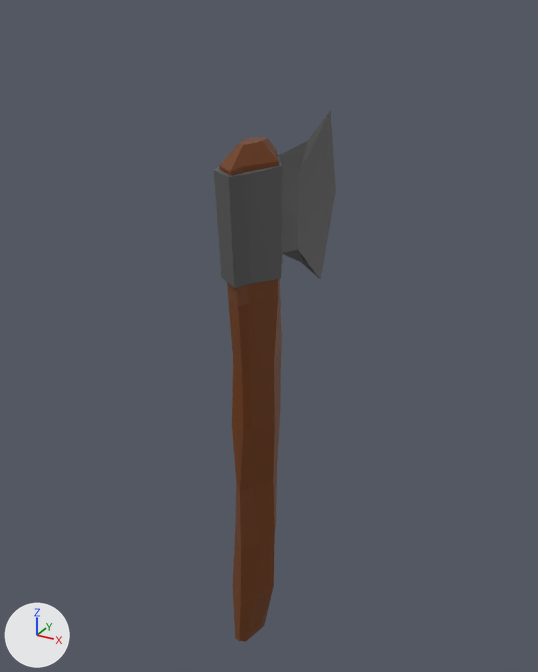
Before and after pictures for a commit that changed the FBX model Assets/3D models/axe.fbx.
The view is the same before and after, from a camera (50 mm lens) standing at (1.053, -1.691, 1.698) and looking at (-0.054, 0.322, 0.692). Every picture has the same lights, and +X, +Y and +Z are marked at lower left.

The older version as bpy lines, for what is in view:
```python
me_cylinder = bpy.data.meshes.new('Cylinder')
me_cylinder.from_pydata(...)  # 112 vertices, 99 faces; spans x -0.35..0.28, y -0.62..1.96, z -5.4..1.13
# faces by material slot: [30, 69]
me_cylinder.materials.append(mat_material_002)  # dark grey #555555
me_cylinder.materials.append(mat_material_001)  # brown #6e3700
ob_blade = bpy.data.objects.new('Blade', me_cylinder)
ob_blade.location = (0.0, 0.17, 1.081)
ob_blade.scale = (0.276, 0.276, 0.276)
```
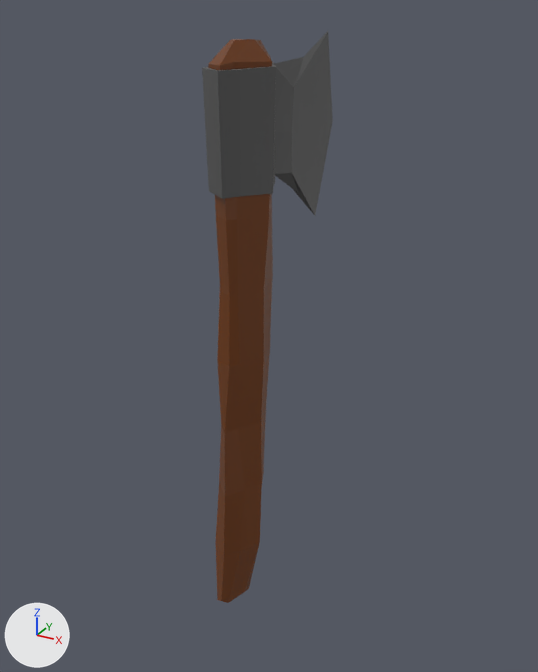
Location of each change, (x1, y1, x2, y2) in pixels of the pictures (538 x 672 px; the box of a moved part takes in the faces that stretch with it):
```json
{"object": "Blade", "change": "reshaped, moved, turned, rescaled", "before": [214, 111, 336, 642], "after": [202, 31, 333, 603]}
{"part": 1, "of": "me_cylinder", "change": "moved or reshaped", "before": [219, 138, 282, 642], "after": [208, 39, 273, 603]}
{"part": 2, "of": "me_cylinder", "change": "added", "after": [202, 62, 276, 199]}
{"part": 3, "of": "me_cylinder", "change": "added", "after": [274, 31, 333, 215]}
{"part": 4, "of": "me_cylinder", "change": "deleted", "before": [214, 153, 283, 288]}
{"part": 5, "of": "me_cylinder", "change": "deleted", "before": [280, 111, 336, 280]}
```

Edits to the scene script, one JSON object a line:
```json
{"block": "me_cylinder", "where": "# used by ob_blade; location = (0.0, 0.17, 1.081); scale = (0.276, 0.276, 0.276)"}
{"op": "remove", "block": "me_cylinder", "code": "me_cylinder.from_pydata(...)  # 112 vertices, 99 faces; spans x -0.35..0.28, y -0.62..1.96, z -5.4..1.13"}
{"op": "add", "block": "me_cylinder", "code": "me_cylinder.from_pydata(...)  # 112 vertices, 99 faces; spans x -9.53..7.77, y -19.52..160.86, z -59.1..12.08"}
{"block": "me_cylinder", "change": "me_cylinder part 1: the loose piece of 77 vertices spanning x -0.32..0.25, y -0.58..0.52, z -5.4..1.02 is multiplied about its middle by the matrix ((27.619, 0.0, 0.0), (0.0, 0.0, 27.619), (0.0, -27.619, 0.0)), then moved by (-0.9, 69.18, -1.88)"}
{"block": "me_cylinder", "change": "me_cylinder part 2: a new loose piece of 21 vertices spanning x -9.53..7.77, y 118.42..152.85, z -19.47..12.08, in mat_material_002 (dark grey #555555)"}
{"block": "me_cylinder", "change": "me_cylinder part 3: a new loose piece of 14 vertices spanning x -2.44..2.64, y 102.86..160.86, z -59.1..-16.55, in mat_material_002 (dark grey #555555)"}
{"block": "me_cylinder", "change": "me_cylinder part 4: the loose piece of 21 vertices spanning x -0.35..0.28, y -0.62..0.53, z -0.41..0.84 is deleted"}
{"block": "me_cylinder", "change": "me_cylinder part 5: the loose piece of 14 vertices spanning x -0.09..0.1, y 0.42..1.96, z -0.97..1.13 is deleted"}
{"op": "set", "path": "ob_blade.location", "old": "(0.0, 0.17, 1.081)", "new": "(0.0, 0.021, 0.05)"}
{"op": "set", "path": "ob_blade.rotation_euler", "old": "(0.0, 0.0, 0.0)", "new": "(1.531, 0.0, 0.0)", "note": "degrees (0, 0, 0) -> degrees (88, 0, 0)"}
{"op": "set", "path": "ob_blade.scale", "old": "(0.276, 0.276, 0.276)", "new": "(0.01, 0.01, 0.01)"}
```
